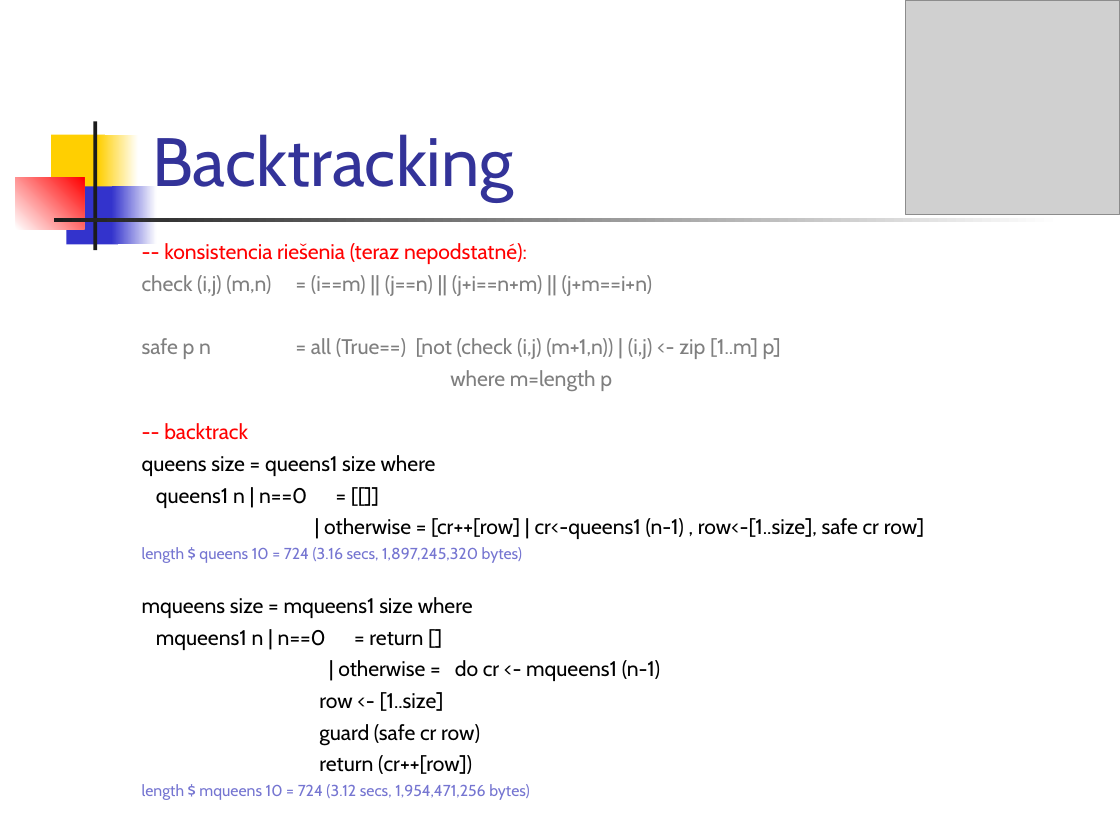
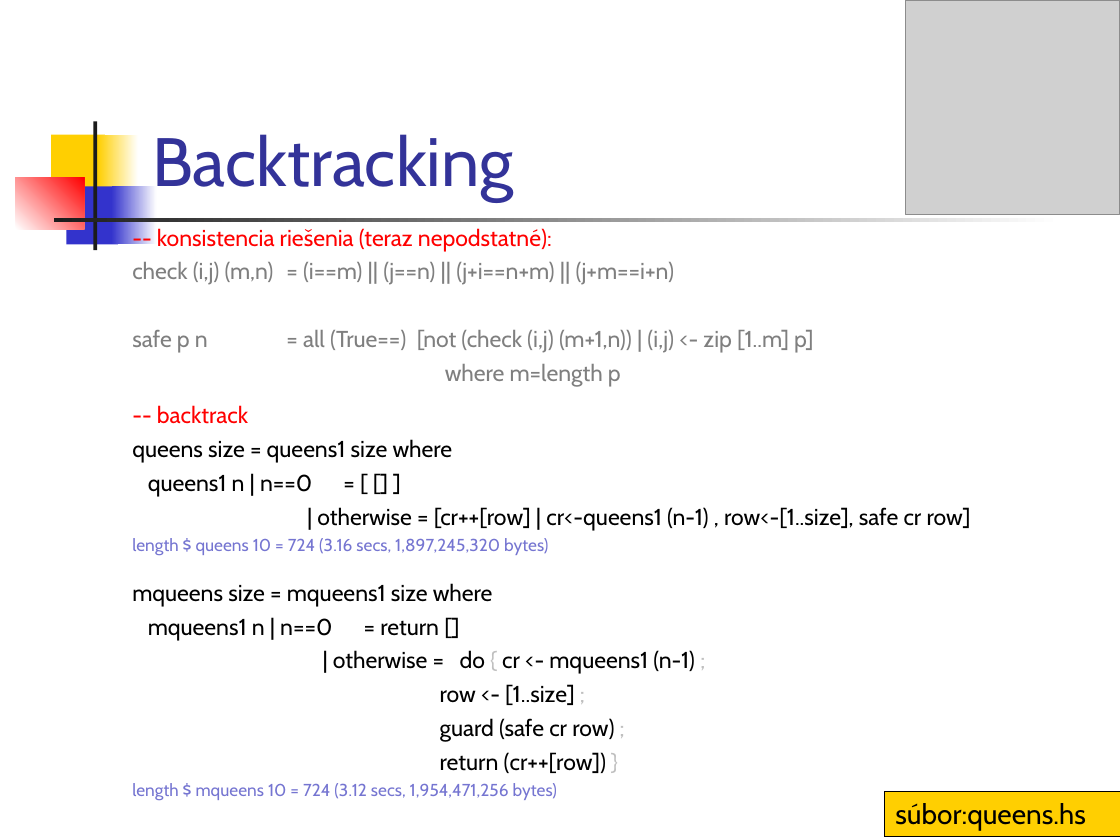
Before and after one commit to Funkcionalne/Prednasky, a slide deck: slide 18 of 12/12_fpro.ppt. Drawn at 1120x840 pixels with LibreOffice and Linux fonts; fonts in the diff are those of the drawing; grey boxes stand for pictures. Boxes give left, top, right and bottom in pixels: in the first picture for what was removed or moved away, otherwise in the second. Text is boxed around its words. In the diff, an @@ line names an element or a change of style, - is before the commit and + after.

```diff
--- a/12/12_fpro.ppt
+++ b/12/12_fpro.ppt
@@ text "-- konsistencia riešenia (teraz nepodstatné):" moved from (x1=142, y1=243, x2=924, y2=800) to (x1=132, y1=228, x2=971, y2=800) @@
@@ text at (x1=132, y1=228, x2=971, y2=800): size 13.6 to 14.8 pt in "-- konsistencia riešenia (teraz nepodstatné):", "check (i,j) (m,n) = (i==m) || (j==n) ...", "safe p n = all (True==) [not ...", "where m=length p" and 5 more places; size 10.2 to 11.1 pt in "length $ queens 10 = 724 (3.16 ...", "length $ mqueens 10 = 724 (3.12 ..." @@
@@ text at (x1=148, y1=474, x2=312, y2=497): text changed; size 13.6 to 14.8 pt @@
-queens1 n | n==0 = [[]]
+queens1 n | n==0 = [ [] ]
@@ text at (x1=333, y1=650, x2=695, y2=773): text changed; size 13.6 to 14.8 pt @@
-| otherwise = do cr <- mqueens1 (n-1)
-row <- [1..size]
-guard (safe cr row)
-return (cr++[row])
+| otherwise = do { cr <- mqueens1 (n-1) ;
+row <- [1..size] ;
+guard (safe cr row) ;
+return (cr++[row]) }
@@ rectangle added at (x1=885, y1=791, x2=1120, y2=836), fill #FFCF01, outline #000000 0.74 pt, 18 pt, text #000000 @@
+súbor:queens.hs
```
Also in this commit, not shown: 15 other slides changed, 3 slides added, 1 slide removed, 5 other files.
